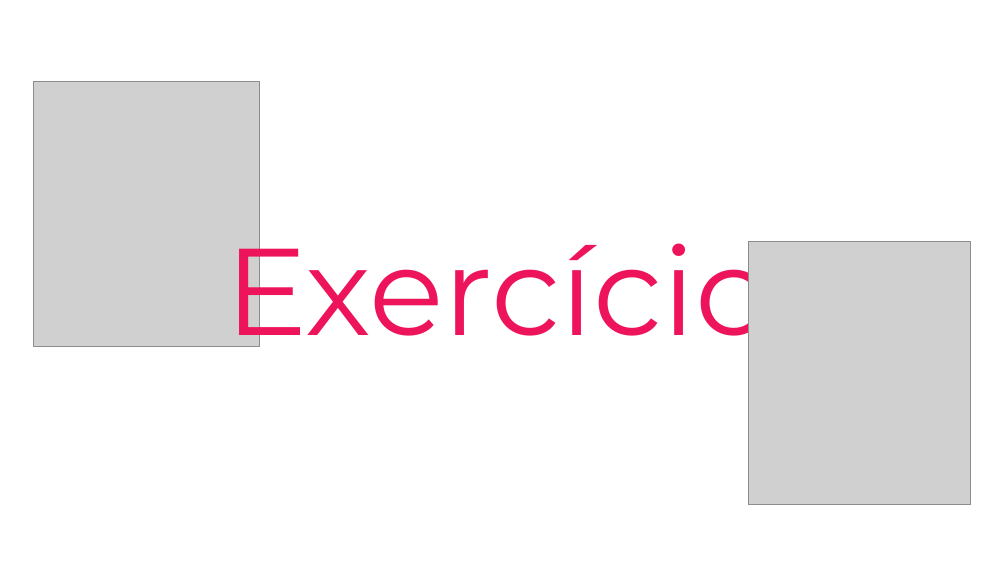
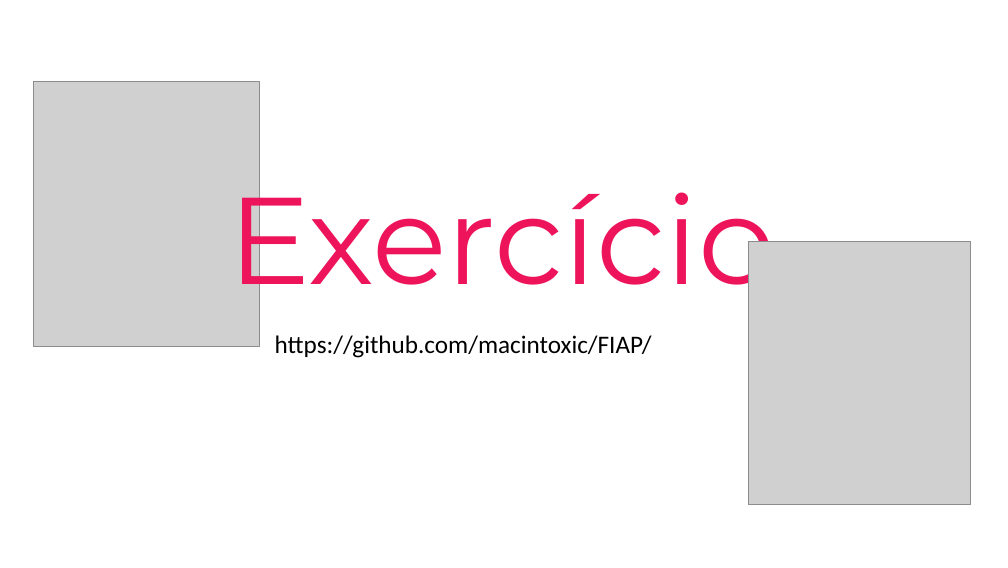
Before and after one commit to mediotti/fiap-3espr-csharp, a slide deck: slide 10 of 3ESPY/Aula_1.pptx. Drawn at 1008x568 pixels with LibreOffice and Linux fonts; fonts in the diff are those of the drawing; grey boxes stand for pictures; background and template pictures are left out. Boxes give left, top, right and bottom in pixels: in the first picture for what was removed or moved away, otherwise in the second. Text is boxed around its words. In the diff, an @@ line names an element or a change of style, - is before the commit and + after.

```diff
--- a/3ESPY/Aula_1.pptx
+++ b/3ESPY/Aula_1.pptx
@@ text "Exercício": place and size @@
-text "Exercício" at (225, 216, 772, 364)
+text "Exercício" at (228, 165, 775, 313)
@@ text added at (275, 335, 652, 358), 18 pt, text #000000 @@
+https://github.com/macintoxic/FIAP/
```
Also in this commit, not shown: 39 other files.
